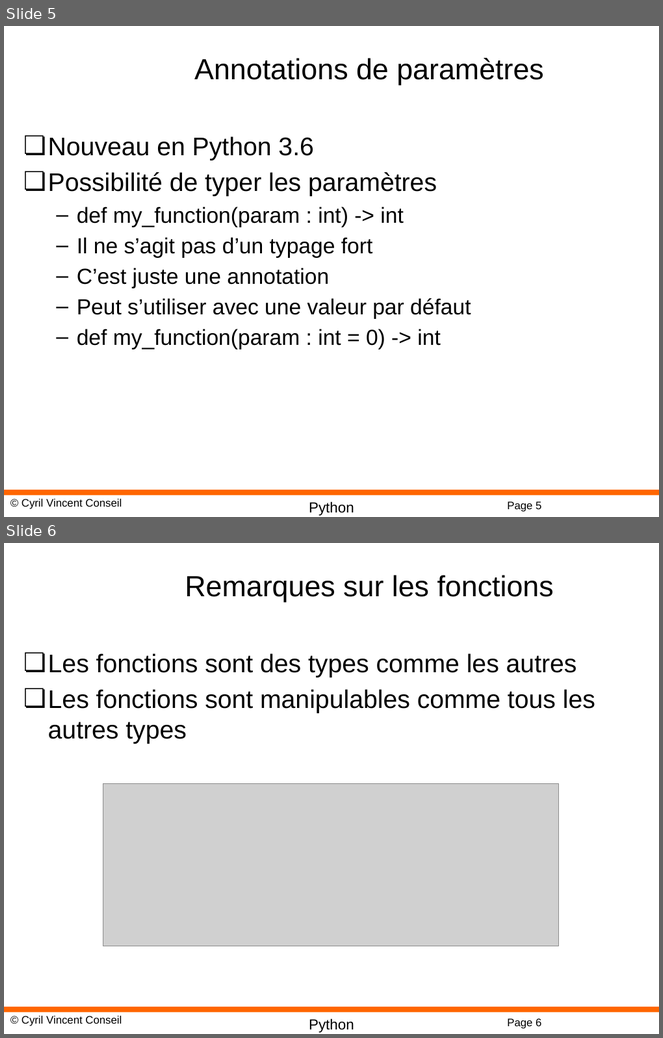
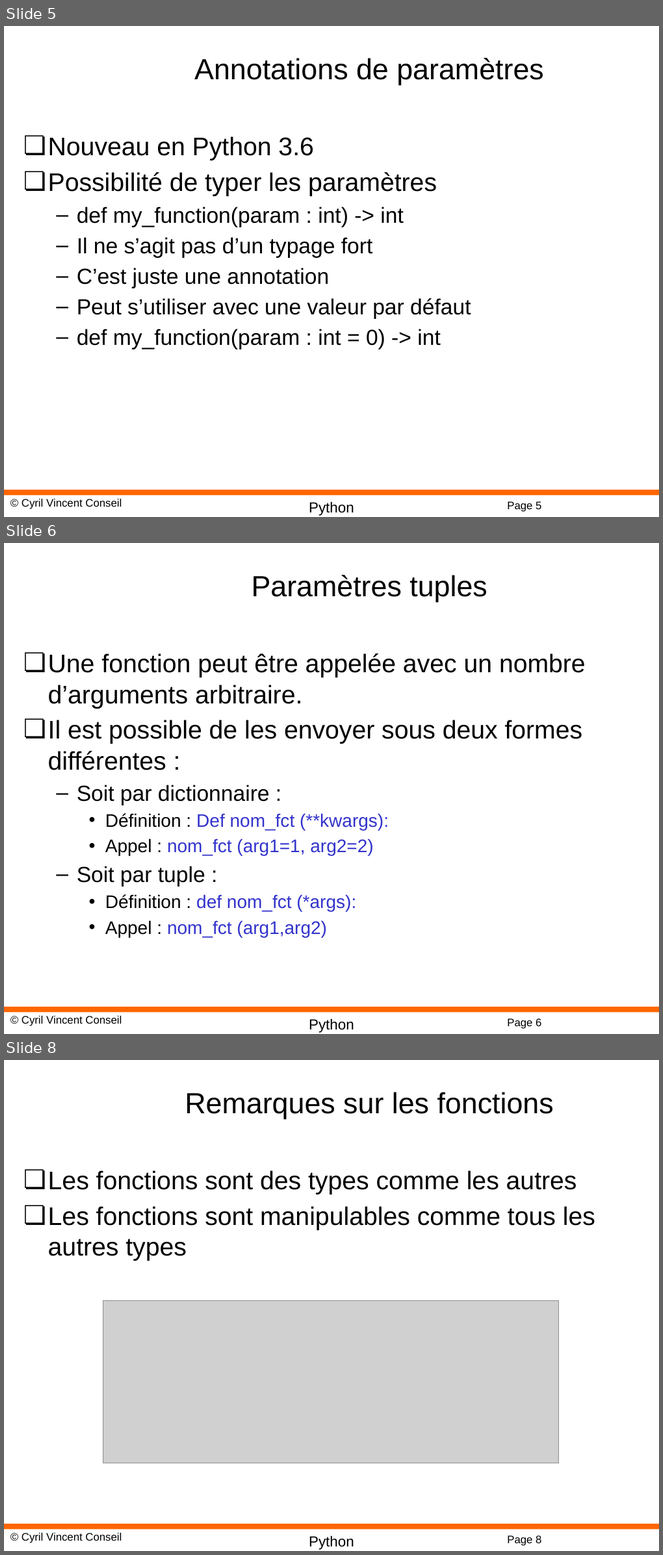
Before and after one commit to cyrilvincent/python, a slide deck: ppt/Python04-Functions.pptx. Shown one above the other, each under a label of ours: slides 5 and 6 before the commit, slides 5, 6 and 8 after it; the slides between them are not shown. The pictures are 663x1038 and 663x1555 pixels, drawn with LibreOffice and Linux fonts; fonts in the diff are those of the drawing; grey boxes stand for pictures; background and template pictures are left out. Boxes give left, top, right and bottom in pixels: in the first picture for what was removed or moved away, otherwise in the second. Text is boxed around its words. In the diff, an @@ line names an element or a change of style, - is before the commit and + after.

```diff
--- a/ppt/Python04-Functions.pptx
+++ b/ppt/Python04-Functions.pptx
@@ slide 6 added at box(4, 543, 659, 1034), background #FFFFFF; not listed: 4 template elements that a slide beside it also shows @@
@@ title added at box(252, 575, 487, 602), 32 pt, text #000000 @@
+Paramètres tuples
@@ text added at box(48, 653, 586, 938), 20 pt, text #000000 @@
+❏ Une fonction peut être appelée avec un nombre d’arguments arbitraire.
+❏ Il est possible de les envoyer sous deux formes différentes :
+  – Soit par dictionnaire :
+    • Définition : Def nom_fct (**kwargs):
+    • Appel : nom_fct (arg1=1, arg2=2)
+  – Soit par tuple :
+    • Définition : def nom_fct (*args):
+    • Appel : nom_fct (arg1,arg2)
@@ what was slide 6 is now slide 8 @@
```
Also in this commit, not shown: 1 other slide added, 4 other files.
